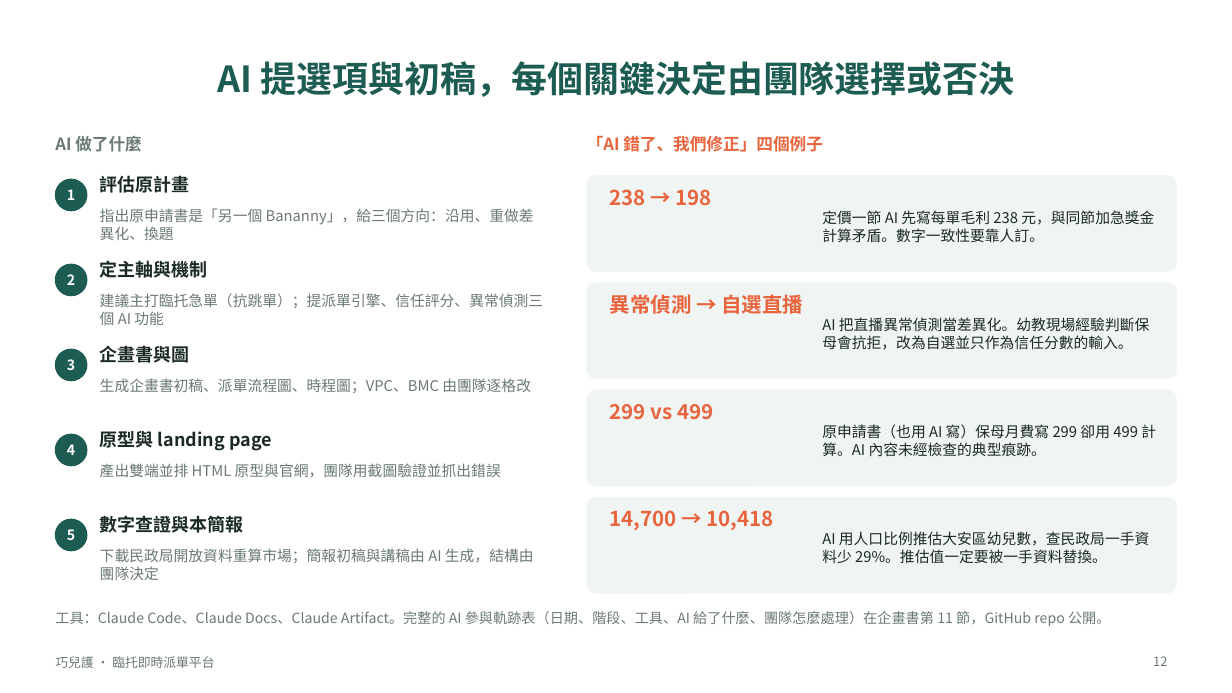
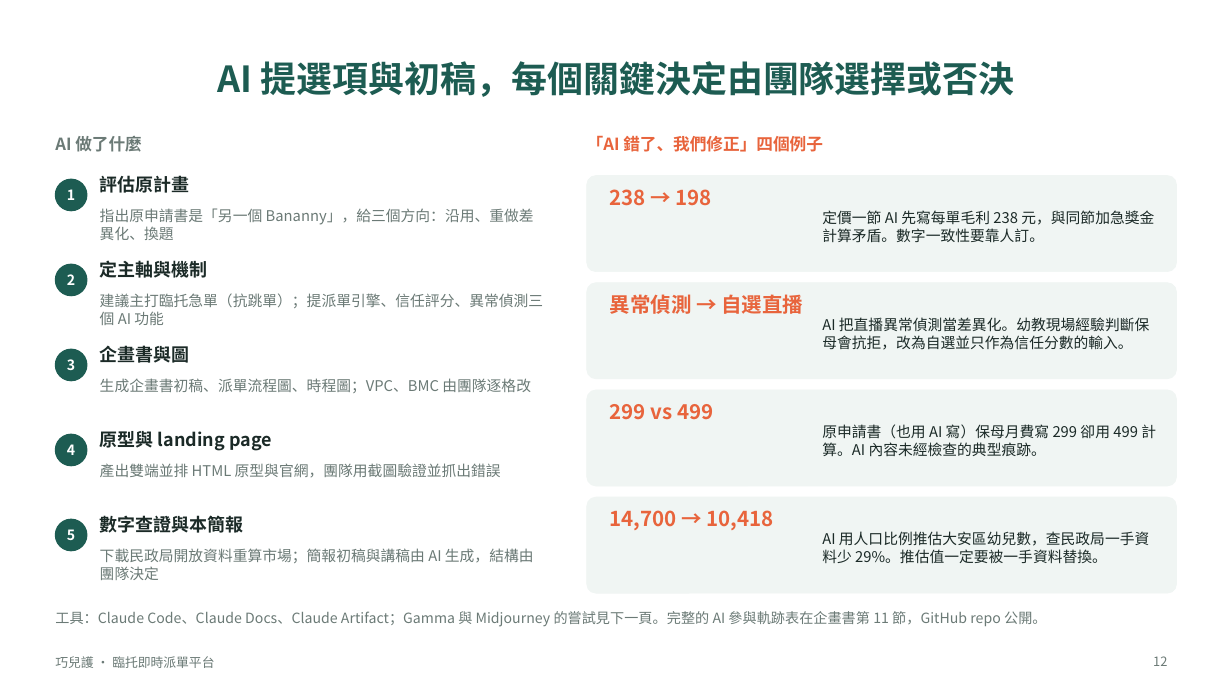
Before and after one commit to henrylee0324/qiaoerhu-mini-proj, a slide deck: slide 12 of 巧兒護_簡報.pptx. Drawn at 1232x693 pixels with LibreOffice and Linux fonts; fonts in the diff are those of the drawing. Boxes give left, top, right and bottom in pixels: in the first picture for what was removed or moved away, otherwise in the second. Text is boxed around its words. In the diff, an @@ line names an element or a change of style, - is before the commit and + after.

```diff
--- a/巧兒護_簡報.pptx
+++ b/巧兒護_簡報.pptx
@@ text at <box>55,611,1046,627</box>: text changed @@
-工具：Claude Code、Claude Docs、Claude Artifact。完整的 AI 參與軌跡表（日期、階段、工具、AI 給了什麼、團隊怎麼處理）在企畫書第 11 節，GitHub repo 公開。
+工具：Claude Code、Claude Docs、Claude Artifact；Gamma 與 Midjourney 的嘗試見下一頁。完整的 AI 參與軌跡表在企畫書第 11 節，GitHub repo 公開。
```
Also in this commit, not shown: 1 other slide changed, 1 slide added, 6 other files.
